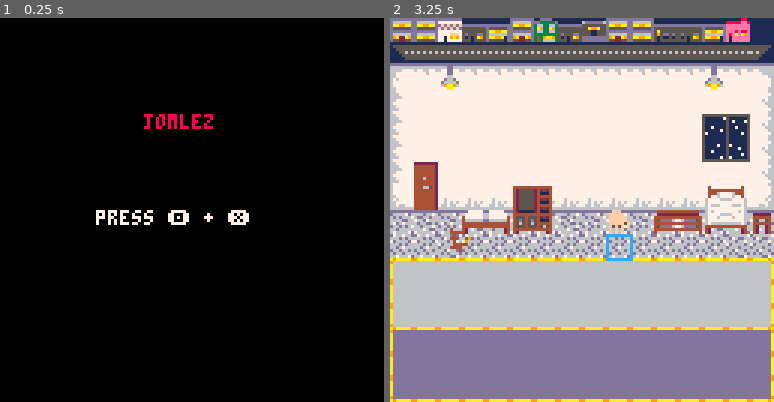
Above: before the commit, frames 1-2 (left to right).
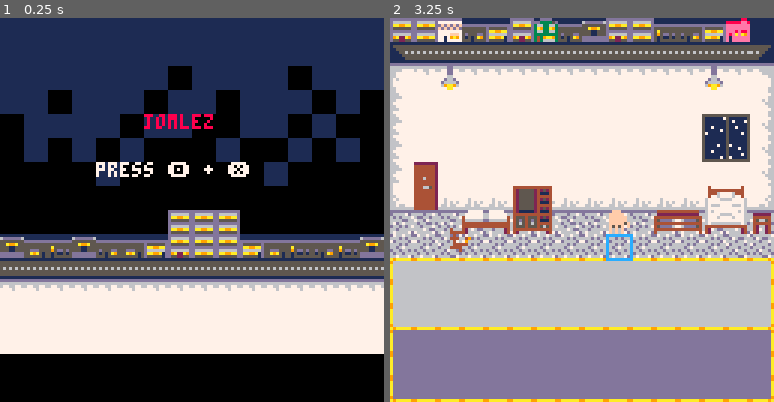
Above: after the commit, the same moments.

Repository: PabloReszczynski/GGJ2019
Game: PICO-8 cartridge ggj19.p8
Same seed, same stepped clock (60 frames per second), same inputs: the game is played once before the commit and once after it.
Inputs:
- Up to frame 1 (0.25 s): no input
- Up to frame 2 (3.25 s): tap O (Z key) at 0.33, 0.7, 1.43, 2.22, 3.1 s; tap X (X key) at 1.07, 2.07, 2.4, 2.73, 3.07 s; hold Left 1.97-2.37 s; hold Down 2.42-2.82 s; hold Right from 2.87 s (still down)

The runs differ from the first frame. In frame 1, 62% of the frame differs, in the area x 0-100%, y 0-88%; in frame 2, nothing differs.

Commit message:
updated map

Diff:
--- a/ggj19.p8
+++ b/ggj19.p8
@@ -428,8 +428,9 @@
 
  function state:draw()
   cls()
+  map(64, 0, 0, 0, 128, 128)
   print("jomlez", 48, 32, cl_red)
-  print("press 🅾️ + ❎", 32, 64, cl_white)
+  print("press 🅾️ + ❎", 32, 48, cl_white)
  end
 
  return state
@@ -845,20 +846,20 @@
 0101010100000103050801000000000001010101000001010100000000000000000000000000000101000000000000000100000000000001010000000000000000000000000000000000000000000000100000000000000000000000000000000000000000000000000000000000000000000000000000000000000000000000
 0000000000000000200000000000000000000000000000000000000000000000000000000000000000000000000000000000000000000000000000000000001000000000000000000000000000000001000000000000001000000000000001010000000000000000000000000000000100000000000000000000000000000000
 __map__
-160607181716081827160638181709a1160607181716081827160638181709a1160607181716081827160638181709a1160607181716081827160638181709a100000000000000000000000000000000000000000000000000000000000000000000000000000000000000000000000000000000000000000000000000000000
-1a2a2a2a2a2a2a2a2a2a2a2a2a2a2a3a1a2a2a2a2a2a2a2a2a2a2a2a2a2a2a3a1a2a2a2a2a2a2a2a2a2a2a2a2a2a2a3a1a2a2a2a2a2a2a2a2a2a2a2a2a2a2a3a00000000000000000000000000000000000000000000000000000000000000000000000000000000000000000000000000000000000000000000000000000000
-2326262626262626262626262626262480a191a191a1a191a1a1a191a191a1a1c0c0c0c0c0c0c0c0c0c0c0c0c0c0c0c04244444444444444444444444444444300000000000000000000000000000000000000000000000000000000000000000000000000000000000000000000000000000000000000000000000000000000
-353737373737373737373737373737259fa1a1a1a1a1a1a1a1a1a1a1a1a1a1a1c0c0c0c0c0c0c0c0c0c0c0c0c0c0c0c06273737373737373737373737373736300000000000000000000000000000000000000000000000000000000000000000000000000000000000000000000000000000000000000000000000000000000
-353737373737373737373737370405258fa181a1a1a2a3a3a3a3a30da19090a1c0c0c0c0c0c0c0c0c0c0c0c0c0c0c0c06272727272727373737372727272726300000000000000000000000000000000000000000000000000000000000000000000000000000000000000000000000000000000000000000000000000000000
-35373737373737373737373737141525a0a190a1a1b2b4b4b5b4b53da1a181a1c0c7c0c0c0c0c0c0c0c0c0c0c0c0c0c06273737373737373737373737373737500000000000000000000000000000000000000000000000000000000000000000000000000000000000000000000000000000000000000000000000000000000
-35ee37373737373737373737373737259fafa180a1b2b5b5b5b5b53da1a1a1a1dad7dadadadadadadadadadadadadada6273737373737373737373737373734000000000000000000000000000000000000000000000000000000000000000000000000000000000000000000000000000000000000000000000000000000000
-33fe36363636363636363636363636349fbfa1a1a1b2a4a4a4a4a43da1a1a1a1d0d0d0d0d0d0d0d0d0d0d0d0d0d0d0d06273737373737373737373737373735000000000000000000000000000000000000000000000000000000000000000000000000000000000000000000000000000000000000000000000000000000000
-21222122212221222122212221222222b1b1b1b1b1b1b1b1b1b1b1b1b1b1b1b1d0d0d0d0d0d0d0d0d0d0d0d0d0d0d0d05151515151515151515151515151515100000000000000000000000000000000000000000000000000000000000000000000000000000000000000000000000000000000000000000000000000000000
-31313231313131313131313131313232b1b1b1b1b1b1b1b1b1b1b1b1b1b1b1b1d0d0d0d0d0d0d0d0d0d0d0d0d0d0d0d05151515151515151515151515151515100000000000000000000000000000000000000000000000000000000000000000000000000000000000000000000000000000000000000000000000000000000
-0b3e3e3e3e3e3e3e3e3e3e3e3e3e3e0c0b3e3e3e3e3e3e3e3e3e3e3e3e3e3e0c0b3e3e3e3e3e3e3e3e3e3e3e3e3e3e0c0b3e3e3e3e3e3e3e3e3e3e3e3e3e3e0c00000000000000000000000000000000000000000000000000000000000000000000000000000000000000000000000000000000000000000000000000000000
-cccececececececececececececececdcccececececececececececececececdcccececececececececececececececdcccececececececececececececececd00000000000000000000000000000000000000000000000000000000000000000000000000000000000000000000000000000000000000000000000000000000
-1b2d2d2d2d2d2d2d2d2d2d2d2d2d2d1c1b2d2d2d2d2d2d2d2d2d2d2d2d2d2d1c1b2d2d2d2d2d2d2d2d2d2d2d2d2d2d1c1b2d2d2d2d2d2d2d2d2d2d2d2d2d2d1c00000000000000000000000000000000000000000000000000000000000000000000000000000000000000000000000000000000000000000000000000000000
-2b1d1d1d1d1d1d1d1d1d1d1d1d1d1d2c2b1d1d1d1d1d1d1d1d1d1d1d1d1d1d2c2b1d1d1d1d1d1d1d1d1d1d1d1d1d1d2c2b1d1d1d1d1d1d1d1d1d1d1d1d1d1d2c00000000000000000000000000000000000000000000000000000000000000000000000000000000000000000000000000000000000000000000000000000000
+160607181716081827160638181709a1160607181716081827160638181709a1160607181716081827160638181709a1160607181716081827160638181709a1a1a1a1a1a1a1a1a1a1a1a1a1a1a1a1a1000000000000000000000000000000000000000000000000000000000000000000000000000000000000000000000000
+1a2a2a2a2a2a2a2a2a2a2a2a2a2a2a3a1a2a2a2a2a2a2a2a2a2a2a2a2a2a2a3a1a2a2a2a2a2a2a2a2a2a2a2a2a2a2a3a1a2a2a2a2a2a2a2a2a2a2a2a2a2a2a3aa1a1a1a1a1a1a1a1a1a1a1a1a1a1a1a1000000000000000000000000000000000000000000000000000000000000000000000000000000000000000000000000
+2326262626262626262626262626262480a191a191a1a191a1a1a191a191a1a1c0c0c0c0c0c0c0c0c0c0c0c0c0c0c0c042444444444444444444444444444443a1a1a1a1a1a1a1fda1a1a1a1fca1a1a1000000000000000000000000000000000000000000000000000000000000000000000000000000000000000000000000
+353737373737373737373737373737259fa1a1a1a1a1a1a1a1a1a1a1a1a1a1a1c0c0c0c0c0c0c0c0c0c0c0c0c0c0c0c062737373737373737373737373737363a1a1eca1a1a1eda1a1eca1a1a1eda1ed000000000000000000000000000000000000000000000000000000000000000000000000000000000000000000000000
+353737373737373737373737370405258fa181a1a1a2a3a3a3a3a30da19090a1c0c0c0c0c0c0c0c0c0c0c0c0c0c0c0c062727272727273737373727272727263fca1a1a1a1fca1a1edeca1a1fda1fdfc000000000000000000000000000000000000000000000000000000000000000000000000000000000000000000000000
+35373737373737373737373737141525a0a190a1a1b2b4b4b5b4b53da1a181a1c0c7c0c0c0c0c0c0c0c0c0c0c0c0c0c062737373737373737373737373737375eca1eca1eda1fcedfca1fcfca1eca1ec000000000000000000000000000000000000000000000000000000000000000000000000000000000000000000000000
+35ee37373737373737373737373737259fafa180a1b2b5b5b5b5b53da1a1a1a1dad7dadadadadadadadadadadadadada62737373737373737373737373737340ecfdecfca1ecedfcfdeceda1ecedfced000000000000000000000000000000000000000000000000000000000000000000000000000000000000000000000000
+33fe36363636363636363636363636349fbfa1a1a1b2a4a4a4a4a43da1a1a1a1d0d0d0d0d0d0d0d0d0d0d0d0d0d0d0d062737373737373737373737373737350fdecfcfcfdfcfcececfcededfdecfdec000000000000000000000000000000000000000000000000000000000000000000000000000000000000000000000000
+21222122212221222122212221222222b1b1b1b1b1b1b1b1b1b1b1b1b1b1b1b1d0d0d0d0d0d0d0d0d0d0d0d0d0d0d0d051515151515151515151515151515151ecfdfcecedfded060606fdfcfdedecfc000000000000000000000000000000000000000000000000000000000000000000000000000000000000000000000000
+31313231313131313131313131313232b1b1b1b1b1b1b1b1b1b1b1b1b1b1b1b1d0d0d0d0d0d0d0d0d0d0d0d0d0d0d0d05151515151515151515151515151515127283827182817160606172838183827000000000000000000000000000000000000000000000000000000000000000000000000000000000000000000000000
+0b3e3e3e3e3e3e3e3e3e3e3e3e3e3e0c0b3e3e3e3e3e3e3e3e3e3e3e3e3e3e0c0b3e3e3e3e3e3e3e3e3e3e3e3e3e3e0c0b3e3e3e3e3e3e3e3e3e3e3e3e3e3e0c2a2a2a2a2a2a2a2a2a2a2a2a2a2a2a2a000000000000000000000000000000000000000000000000000000000000000000000000000000000000000000000000
+cccececececececececececececececdcccececececececececececececececdcccececececececececececececececdcccececececececececececececececd26262626262626262626262626262626000000000000000000000000000000000000000000000000000000000000000000000000000000000000000000000000
+1b2d2d2d2d2d2d2d2d2d2d2d2d2d2d1c1b2d2d2d2d2d2d2d2d2d2d2d2d2d2d1c1b2d2d2d2d2d2d2d2d2d2d2d2d2d2d1c1b2d2d2d2d2d2d2d2d2d2d2d2d2d2d1c37373737373737373737373737373737000000000000000000000000000000000000000000000000000000000000000000000000000000000000000000000000
+2b1d1d1d1d1d1d1d1d1d1d1d1d1d1d2c2b1d1d1d1d1d1d1d1d1d1d1d1d1d1d2c2b1d1d1d1d1d1d1d1d1d1d1d1d1d1d2c2b1d1d1d1d1d1d1d1d1d1d1d1d1d1d2c37373737373737373737373737373737000000000000000000000000000000000000000000000000000000000000000000000000000000000000000000000000
 2b1d1d1d1d1d1d1d1d1d1d1d1d1d1d2c2b1d1d1d1d1d1d1d1d1d1d1d1d1d1d2c2b1d1d1d1d1d1d1d1d1d1d1d1d1d1d2c2b1d1d1d1d1d1d1d1d1d1d1d1d1d1d2c00000000000000000000000000000000000000000000000000000000000000000000000000000000000000000000000000000000000000000000000000000000
 3b1f1f1f1f1f1f1f1f1f1f1f1f1f1f3c3b1f1f1f1f1f1f1f1f1f1f1f1f1f1f3c3b1f1f1f1f1f1f1f1f1f1f1f1f1f1f3c3b1f1f1f1f1f1f1f1f1f1f1f1f1f1f3c00000000000000000000000000000000000000000000000000000000000000000000000000000000000000000000000000000000000000000000000000000000
 
